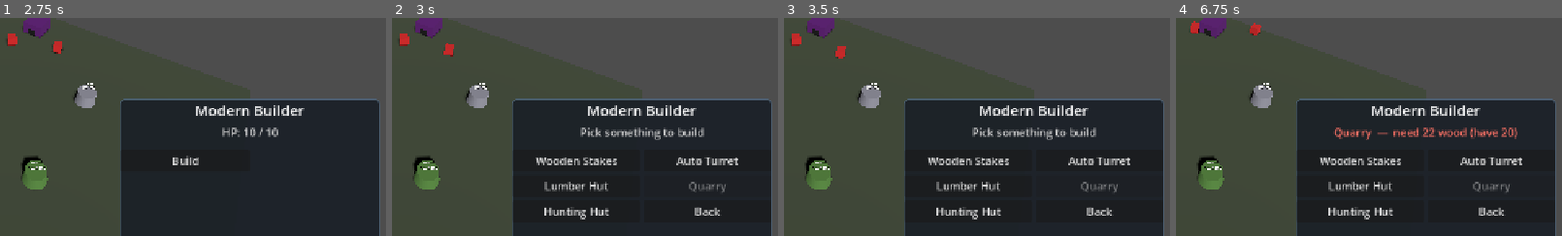
Above: before the commit, frames 1-4 (left to right).
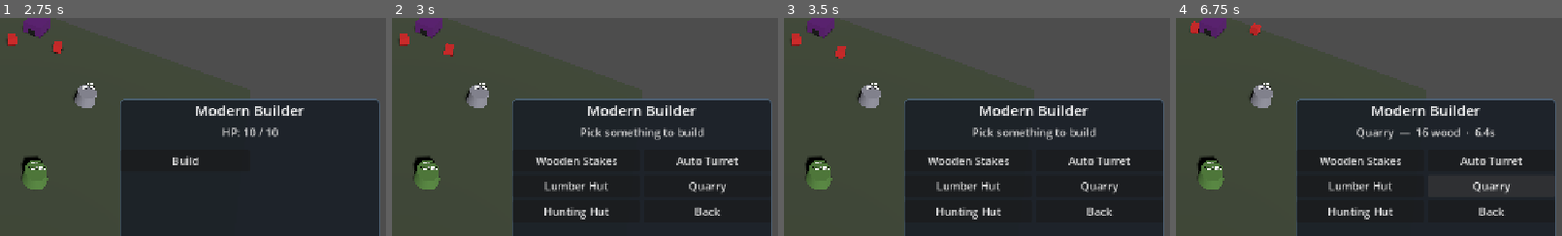
Above: after the commit, the same moments.

Repository: kcokz/dino-td
Game: Godot game, scene res://scenes/Main.tscn
Same seed, same stepped clock (60 frames per second), same inputs: the game is played once before the commit and once after it.
Inputs (mouse positions are % of the whole screen's width and height, from its top left):
- Up to frame 1 (2.75 s): click "Speed: 1x" at 0.5 s; click "Speed: 2x" at 1.25 s; click "Speed: 3x" at 2 s
- Up to frame 2 (3 s): click "Build" at 2.75 s
- Up to frame 3 (3.5 s): no input
- Up to frame 4 (6.75 s): click "Wooden Stakes" at 3.5 s; click "Auto Turret" at 4.25 s; click "Lumber Hut" at 5 s; click "Hunting Hut" at 5.75 s; click (91, 76) at 6.5 s, where only the run after the commit has a clickable "Quarry"
The pictures show only the part of the screen within x 50-100%, y 38-88%; the shares and areas given below are measured in that part.

Frame 1 is identical in both runs. In frame 2, 0.2% of the frame differs, in the area x 76-87%, y 75-80%; in frame 3, 0.2%; in frame 4, 1.7%, in the area x 40-89%, y 50-81%.

Commit message:
fix: build menu reacts to the wallet, right-click addresses the selection, cheaper turrets
Build menu
- Affordability was only evaluated when the menu was opened, so an entry greyed
  out for want of wood stayed grey once the wood arrived. The panel now listens to
  resources_changed and updates only the enabled states -- rebuilding the menu
  there would throw away whichever entry the cursor is over, and the detail line
  with it.

Right-click
- Right-click now acts on whatever is SELECTED. The Hero is the only unit that
  takes orders, so while a building or a tree is selected it does nothing rather
  than quietly commanding the Hero, who is not what the player is looking at.
  Left-clicking empty ground, or ESC, hands the Hero back.
- This is the third revision of this rule, so for the record: v0.2 gated orders on
  the selection, then removed the gate outright because selecting a tree stranded
  the Hero. That stranding turned out to have a second cause (move_to() not
  clearing a pending tend or harvest, fixed in 641cb91), so the gate can come back
  now without taking the bug with it.

Balance
- A turret cost 20, two full tends of a lumber hut, while the first raid landed at
  60s. It is now 12 -- about one tend -- so the opening 20 buys a hut and leaves
  the first turret one tend away rather than two. Quarry 22 -> 16, hunting hut
  18 -> 14 to match. Raids now run 70-120s apart after 90s of grace, which is
  roughly the length of hut -> tend -> turret.
- A test states that opening shape, so a future balance pass cannot quietly break
  it: the opening must buy a hut, one tend must then cover a turret, and the grace
  period must cover building both.

Two tests were restating balance values again (assuming a turret costs more than a
hut, and hardcoding its build time). They now asserton the formula -- cheaper is
never slower -- and derive the time.

481 tests passing.

Co-Authored-By: Claude Opus 5 <noreply@anthropic.com>

Diff:
--- a/scripts/autoload/Config.gd
+++ b/scripts/autoload/Config.gd
@@ -24,10 +24,11 @@
 ## Economy shape (v0.2 balance pass). One tend = tend_duration seconds of autonomous
 ## running, so a machine's yield per tend is produces_per_sec * tend_duration:
 ##   lumber_hut  cost 12  ->  0.25/s * 40s = 10 wood   (pays back in ~1.2 tends)
-##   quarry      cost 22  ->  0.15/s * 40s =  6 stone
-##   hunting_hut cost 18  ->  0.20/s * 40s =  8 water
-## A tower costs 20 wood, i.e. two tends of a single lumber hut -- roughly one raid
-## cycle (RAIDS.interval_min/max is 45-90s) of a modest economy.
+##   quarry      cost 16  ->  0.15/s * 40s =  6 stone
+##   hunting_hut cost 14  ->  0.20/s * 40s =  8 water
+## A turret costs 12 wood, about one tend of a single lumber hut, so the opening
+## 20 buys a hut and leaves the first turret one tend away rather than two. Raids
+## run 70-120s apart with 90s of grace, which is roughly hut -> tend -> turret.
 ##
 ## Opening wallet is 20 wood, which deliberately affords a real first decision
 ## rather than a forced one: a lumber hut (12) plus a wall (5), or a single tower
@@ -49,7 +50,7 @@
 		"name": "BUILDING_TOWER_NAME",
 		"kind": "tower",
 		"hp": 20.0,
-		"cost": {"wood": 20},
+		"cost": {"wood": 12},
 		"ap_cost": 1,
 		"range": 5.0,
 		"damage": 1.0,
@@ -112,7 +113,7 @@
 		"name": "BUILDING_QUARRY_NAME",
 		"kind": "producer",
 		"hp": 15.0,
-		"cost": {"wood": 22},
+		"cost": {"wood": 16},
 		"ap_cost": 1,
 		"tend_duration": 40.0,
 		"tend_time": 2.5,
@@ -126,7 +127,7 @@
 		"name": "BUILDING_HUNTING_HUT_NAME",
 		"kind": "producer",
 		"hp": 10.0,
-		"cost": {"wood": 18},
+		"cost": {"wood": 14},
 		"ap_cost": 1,
 		"tend_duration": 40.0,
 		"tend_time": 2.0,
@@ -365,9 +366,9 @@
 # 12. Continuous Real-Time Raids & Resource Nodes (v0.2)
 # ==============================================================================
 const RAIDS: Dictionary = {
-	"interval_min": 45.0,         # Minimum raid interval (seconds)
-	"interval_max": 90.0,         # Maximum raid interval (seconds)
-	"first_raid_delay": 60.0,     # Grace period before 1st raid (seconds)
+	"interval_min": 70.0,         # 两次来袭的最小间隔（秒）
+	"interval_max": 120.0,        # 最大间隔——区间内随机，不是固定周期
+	"first_raid_delay": 90.0,     # 开局宽限期：够建一座伐木屋、照料一轮、再架一座哨位
 	"warning_lead_time": 15.0,    # Pre-raid warning duration (seconds)
 	"intensity_per_minute": 0.15, # Raid intensity escalation slope per minute
 	"intensity_jitter": 0.3,      # Random intensity fluctuation (+/- 30%)
--- a/scripts/core/Main.gd
+++ b/scripts/core/Main.gd
@@ -484,13 +484,19 @@
 			hud.toggle_pause_menu()
 		return
 
-	# Right-click ACTS: the Hero does whatever the thing under the cursor affords --
-	# harvest a tree, raise a blueprint, tend a machine, attack a dino, or just walk
-	# there. It never changes what the Option Panel is showing; that is left-click's
-	# job alone, so inspecting something never costs you the ability to command.
+	# Right-click ACTS, and it acts on whatever is SELECTED. The Hero is the only
+	# unit that takes orders, so while a building or a tree is selected right-click
+	# does nothing at all rather than quietly commanding the Hero instead -- issuing
+	# an order to something the player is not looking at is worse than doing nothing.
+	# Left-clicking empty ground (or pressing ESC) hands the Hero back.
+	#
+	# It still never changes what the panel shows; that is left-click's job alone.
 	if event is InputEventMouseButton and event.pressed and event.button_index == move_btn:
 		if current_build_type != "":
 			cancel_building_selection()
+			get_viewport().set_input_as_handled()
+			return
+		if not _selected_unit_takes_orders():
 			get_viewport().set_input_as_handled()
 			return
 		var hit_pos = _raycast_ground(event.position)
@@ -580,6 +586,20 @@
 	if hud and is_instance_valid(hud) and hud.has_method("show_hint"):
 		hud.show_hint(tr(key))
 
+## Whether the currently selected unit is one that can be given an order. Only the
+## Hero can; everything else is inspected, not commanded. With nothing selected the
+## Hero is the default subject, so orders still work.
+func _selected_unit_takes_orders() -> bool:
+	if hero == null or not is_instance_valid(hero):
+		return false
+	var panel = _get_option_panel()
+	if panel == null or not is_instance_valid(panel):
+		return true
+	var sel = panel.selected_unit if "selected_unit" in panel else null
+	if sel == null or not is_instance_valid(sel):
+		return true
+	return sel == hero
+
 func _get_option_panel() -> Node:
 	if hud and is_instance_valid(hud):
 		if "option_panel" in hud and hud.option_panel != null and is_instance_valid(hud.option_panel):
--- a/scripts/ui/OptionPanel.gd
+++ b/scripts/ui/OptionPanel.gd
@@ -39,6 +39,8 @@
 			eb.unit_deselected.connect(_on_unit_deselected)
 		if eb.has_signal("locale_changed") and not eb.locale_changed.is_connected(_on_locale_changed):
 			eb.locale_changed.connect(_on_locale_changed)
+		if eb.has_signal("resources_changed") and not eb.resources_changed.is_connected(_on_resources_changed):
+			eb.resources_changed.connect(_on_resources_changed)
 
 func _disconnect_event_bus() -> void:
 	var eb = _get_event_bus()
@@ -49,6 +51,8 @@
 			eb.unit_deselected.disconnect(_on_unit_deselected)
 		if eb.has_signal("locale_changed") and eb.locale_changed.is_connected(_on_locale_changed):
 			eb.locale_changed.disconnect(_on_locale_changed)
+		if eb.has_signal("resources_changed") and eb.resources_changed.is_connected(_on_resources_changed):
+			eb.resources_changed.disconnect(_on_resources_changed)
 
 ## Left-click is the only thing that changes what the panel shows. Right-click
 ## gives the Hero an order and deliberately leaves the panel alone, so inspecting
@@ -61,6 +65,25 @@
 
 func _on_locale_changed(_locale: String) -> void:
 	_refresh_ui()
+
+## The wallet changed, so what the player can afford changed with it. Only the
+## enabled state is touched -- rebuilding the menu here would throw away whichever
+## entry the cursor is currently over, and with it the detail line.
+func _on_resources_changed(_res: Dictionary) -> void:
+	refresh_build_affordability()
+
+func refresh_build_affordability() -> void:
+	if current_menu != "build" or button_container == null:
+		return
+	var cfg = _get_config()
+	var buildable: Array = cfg.BUILDABLE_TYPES if (cfg and "BUILDABLE_TYPES" in cfg) else []
+	var children: Array = button_container.get_children()
+	for i in range(buildable.size()):
+		if i >= children.size():
+			break
+		var btn = children[i]
+		if btn is Button:
+			btn.disabled = not _can_afford(String(buildable[i]))
 
 func set_selected_unit(unit: Node) -> void:
 	selected_unit = unit
--- a/tests/test_v02_followups.gd
+++ b/tests/test_v02_followups.gd
@@ -577,12 +577,15 @@
 	# Cost is the single number a designer tunes; time follows from it.
 	assert_true(config_node.has_method("get_build_time"), "Config exposes get_build_time()")
 
-	var wall_t: float = config_node.get_build_time("wall")
-	var hut_t: float = config_node.get_build_time("lumber_hut")
-	var tower_t: float = config_node.get_build_time("tower")
-
-	assert_lt(wall_t, hut_t, "Cheap stakes go up faster than a lumber hut")
-	assert_lt(hut_t, tower_t, "A lumber hut goes up faster than a pricier tower")
+	# The invariant is that time tracks price, not that any two particular buildings
+	# sit in a given order -- prices move with every balance pass.
+	assert_lt(config_node.get_build_time("wall"), config_node.get_build_time("lumber_hut"),
+		"Cheap stakes go up faster than a lumber hut")
+	for a in config_node.BUILDABLE_TYPES:
+		for b in config_node.BUILDABLE_TYPES:
+			if cost_of(String(a)) < cost_of(String(b)):
+				assert_lte(config_node.get_build_time(String(a)), config_node.get_build_time(String(b)),
+					"%s is cheaper than %s, so it may not take longer" % [a, b])
 
 	# The relationship is the stated formula, not an accident of hand-tuning.
 	var per: float = float(config_node.BUILD_SECONDS_PER_RESOURCE)
@@ -798,7 +801,8 @@
 	panel._show_build_detail("tower")
 	var detail: String = str(panel.status_label.text)
 	assert_true(detail.contains(str(cost_of("tower"))), "Detail names the cost (got '%s')" % detail)
-	assert_true(detail.contains("8.0") or detail.contains("8,0"),
+	var secs: String = "%.1f" % config_node.get_build_time("tower")
+	assert_true(detail.contains(secs) or detail.contains(secs.replace(".", ",")),
 		"Detail names the derived build time (got '%s')" % detail)
 
 func test_39_detail_line_says_what_is_missing_when_broke() -> void:
--- a/tests/test_v03_feedback.gd
+++ b/tests/test_v03_feedback.gd
@@ -479,3 +479,91 @@
 	hut.complete_construction()
 	hut._update_info_label()
 	assert_false(hut.status_bar.visible, "Finished and undamaged: nothing to report")
+
+# ==============================================================================
+# 11. Build menu affordability, and who a right-click is addressed to
+# ==============================================================================
+
+func test_26_build_entries_light_up_when_the_wood_arrives() -> void:
+	# The menu only re-checked affordability when it was opened, so an entry greyed
+	# out for want of wood stayed grey after the wood came in.
+	var option_panel_script: GDScript = _load("res://scripts/ui/OptionPanel.gd")
+	var panel = option_panel_script.new()
+	var hero = hero_script.new()
+	_cleanup_nodes.append(panel)
+	_cleanup_nodes.append(hero)
+	tree.root.add_child(hero)
+	tree.root.add_child(panel)
+	await wait_frames(1)
+
+	var tower_cost: int = int(config_node.BUILDINGS["tower"]["cost"]["wood"])
+	game_state_node.resources["wood"] = maxi(0, tower_cost - 1)
+	panel.select_target(hero)
+	panel._on_build_pressed()
+
+	var idx: int = config_node.BUILDABLE_TYPES.find("tower")
+	assert_gte(idx, 0, "The turret is in the build menu")
+	var btn = panel.button_container.get_child(idx)
+	assert_true(btn.disabled, "One wood short, so the entry is greyed out")
+
+	# Earning the last of it must light the entry without reopening the menu.
+	game_state_node.add_resource("wood", 1)
+	await wait_frames(1)
+	assert_false(btn.disabled, "It lights up as soon as the wood arrives")
+
+	# And the same in reverse.
+	game_state_node.resources["wood"] = 0
+	event_bus_node.resources_changed.emit(game_state_node.resources)
+	assert_true(btn.disabled, "And greys out again when it is spent")
+
+func test_27_a_right_click_is_addressed_to_the_selected_unit() -> void:
+	var main_packed: PackedScene = load("res://scenes/Main.tscn")
+	var main = main_packed.instantiate()
+	_cleanup_nodes.append(main)
+	tree.root.add_child(main)
+	await wait_frames(2)
+	var panel = main._get_option_panel()
+
+	# Resting on the Hero: he is the subject, so orders go through.
+	panel.set_selected_unit(main.hero)
+	assert_true(main._selected_unit_takes_orders(), "The Hero takes orders while selected")
+
+	# A building is inspected, not commanded. Right-click must do nothing rather
+	# than quietly ordering the Hero, who is not what the player is looking at.
+	var turret = _spawn(tower_script, Vector3(5.0, 0.0, 5.0))
+	turret.complete_construction()
+	await wait_frames(1)
+	panel._on_unit_selected(turret)
+	assert_false(main._selected_unit_takes_orders(), "A selected turret takes no orders, so nothing happens")
+
+	# Scenery likewise.
+	var node = _load("res://scripts/entities/ResourceNode.gd").new("wood", Vector2i.ZERO)
+	_cleanup_nodes.append(node)
+	tree.root.add_child(node)
+	await wait_frames(1)
+	panel._on_unit_selected(node)
+	assert_false(main._selected_unit_takes_orders(), "A selected tree takes no orders either")
+
+	# Clicking empty ground hands the Hero back, which is the way out.
+	panel._on_unit_deselected()
+	assert_true(main._selected_unit_takes_orders(), "Deselecting returns command to the Hero")
+
+func test_28_the_opening_affords_a_hut_then_a_turret_one_tend_later() -> void:
+	# The shape of the opening, stated so a balance pass cannot quietly break it:
+	# buy a hut, tend it once, and the first turret is affordable -- comfortably
+	# inside the grace period before the first raid.
+	var start: int = int(config_node.INITIAL_RESOURCES["wood"])
+	var hut: int = int(config_node.BUILDINGS["lumber_hut"]["cost"]["wood"])
+	var turret: int = int(config_node.BUILDINGS["tower"]["cost"]["wood"])
+	var per_tend: float = float(config_node.BUILDINGS["lumber_hut"]["produces_per_sec"]["wood"]) 		* float(config_node.BUILDINGS["lumber_hut"]["tend_duration"])
+
+	assert_gte(start, hut, "The opening buys a lumber hut outright")
+	assert_gte(float(start - hut) + per_tend, float(turret),
+		"And one tend later the first turret is affordable")
+
+	var grace: float = float(config_node.RAIDS["first_raid_delay"])
+	var build_span: float = config_node.get_build_time("lumber_hut") 		+ float(config_node.BUILDINGS["lumber_hut"]["tend_duration"]) 		+ config_node.get_build_time("tower")
+	assert_gt(grace, build_span,
+		"The grace period covers hut -> tend -> turret (%.0fs of work in %.0fs)" % [build_span, grace])
+	assert_gte(float(config_node.RAIDS["interval_min"]), grace * 0.6,
+		"And raids do not then arrive faster than that rhythm")
